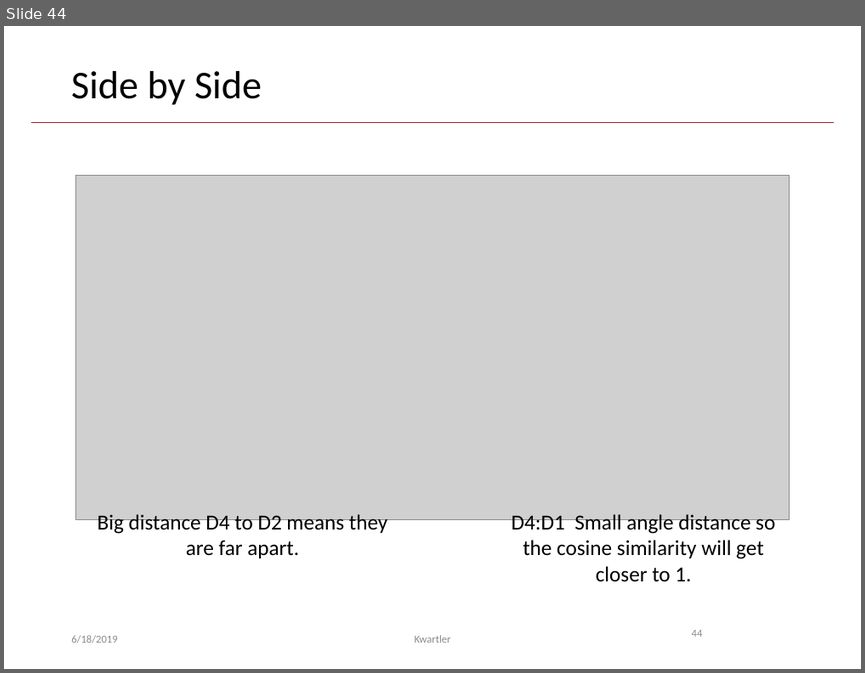
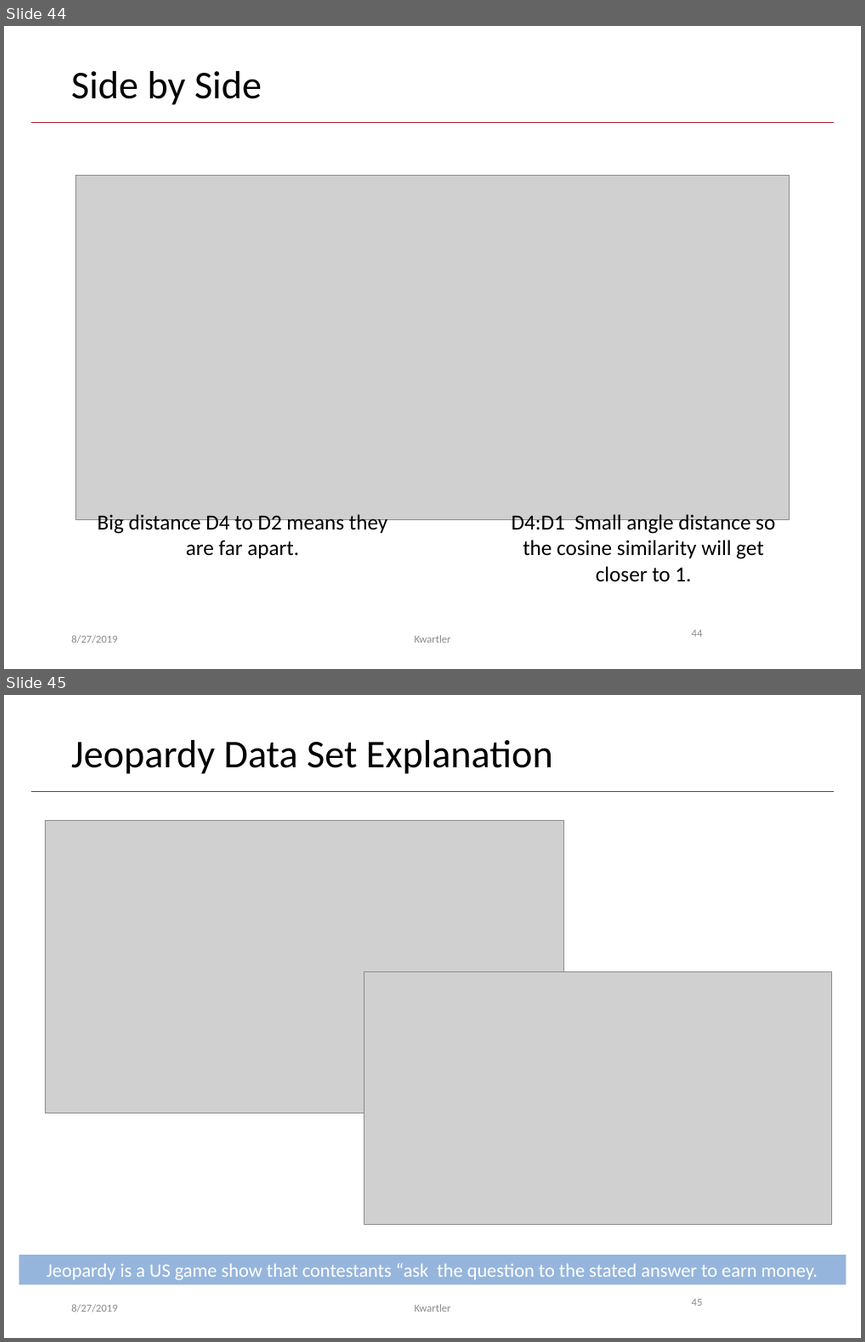
Before and after one commit to kwartler/GSERM_TextMining, a slide deck: C_Wednesday/GSERM_Wedsnesday_UnsupervisedApproaches.pptx. Shown one above the other, each under a label of ours: slide 44 before the commit, slides 44 and 45 after it. The pictures are 865x673 and 865x1342 pixels, drawn with LibreOffice and Linux fonts; fonts in the diff are those of the drawing; grey boxes stand for pictures; background and template pictures are left out. Boxes give left, top, right and bottom in pixels: in the first picture for what was removed or moved away, otherwise in the second. Text is boxed around its words. In the diff, an @@ line names an element or a change of style, - is before the commit and + after.

```diff
--- a/C_Wednesday/GSERM_Wedsnesday_UnsupervisedApproaches.pptx
+++ b/C_Wednesday/GSERM_Wedsnesday_UnsupervisedApproaches.pptx
@@ slide 45 added at (4, 695, 861, 1338), background #FFFFFF; not listed: 1 template element that a slide beside it also shows @@
@@ title added at (71, 740, 553, 774), 33 pt, text #000000 @@
+Jeopardy Data Set Explanation
@@ picture added at (45, 821, 563, 1113) @@
@@ picture added at (364, 972, 831, 1225) @@
@@ rectangle added at (18, 1254, 846, 1285), fill #95B5DC, 16 pt, text #FFFFFF @@
+Jeopardy is a US game show that contestants “ask the question to the stated answer to earn money.
@@ text added at (71, 1304, 117, 1312), 9 pt, text #8C8C8C @@
+8/27/2019
@@ text added at (415, 1304, 451, 1311), 9 pt, text #8C8C8C @@
+Kwartler
@@ page number added at (692, 1299, 703, 1305), 9 pt, text #8C8C8C @@
+45
@@ slide 44 changed as well @@
@@ text at (71, 635, 117, 643): text changed @@
-6/18/2019
+8/27/2019
```
Also in this commit, not shown: 45 other slides changed.
